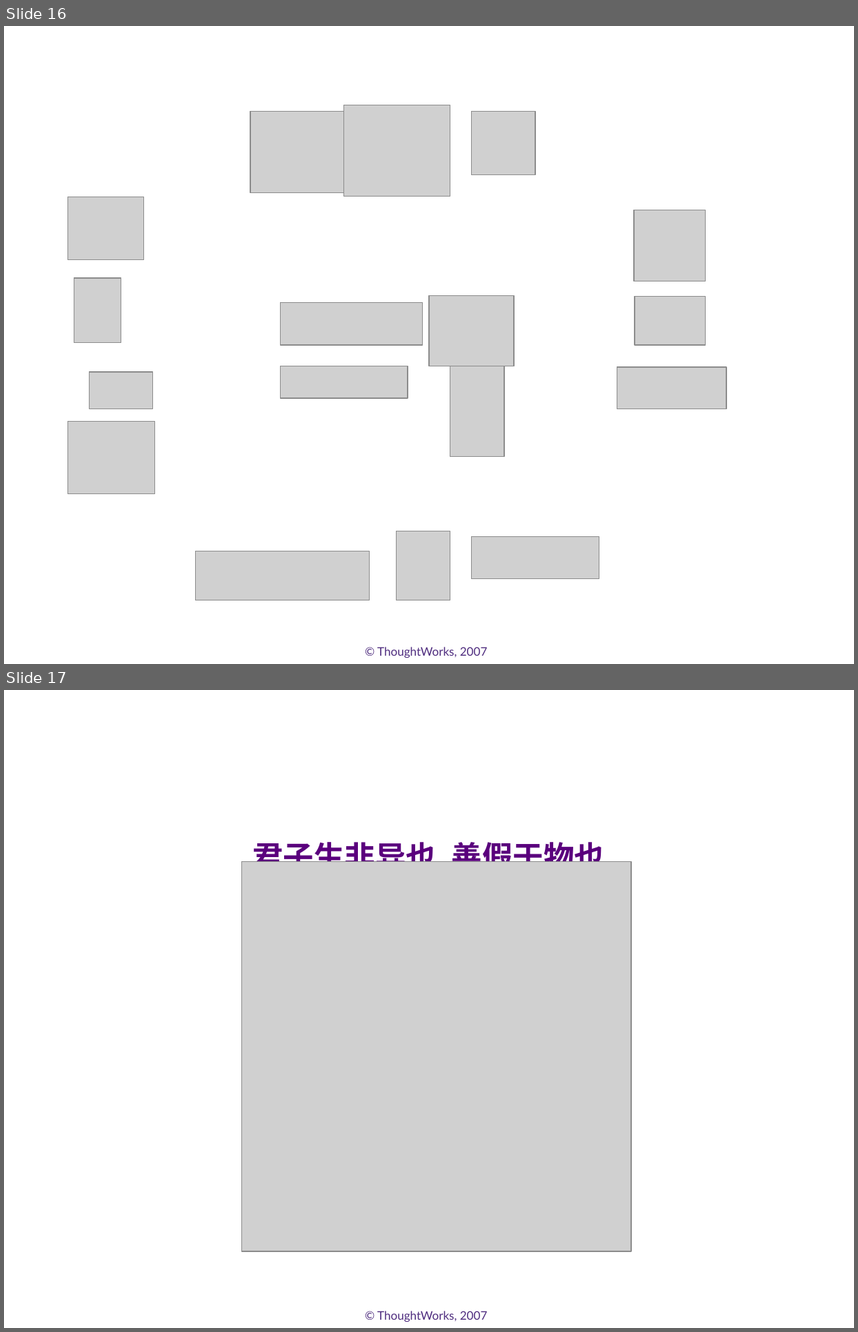
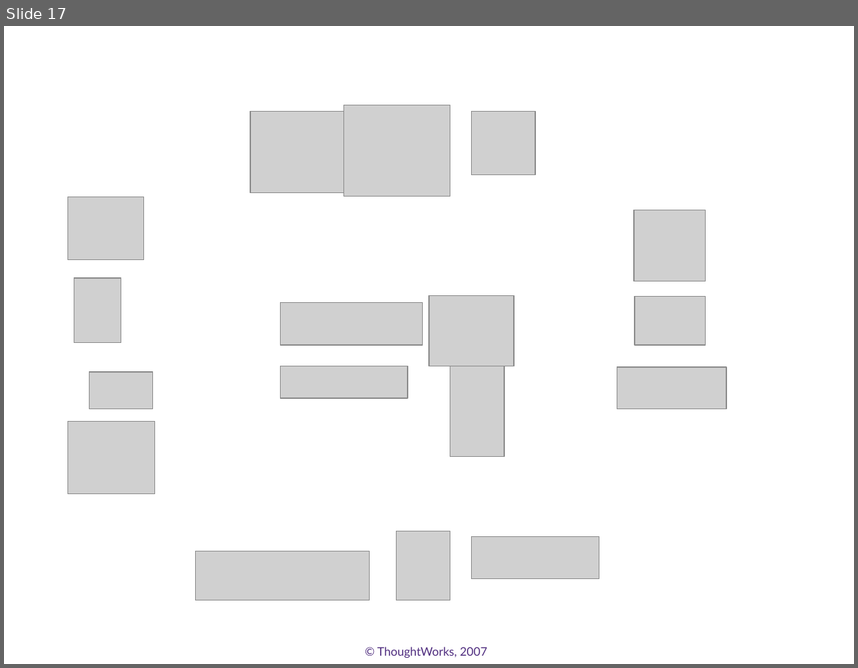
Before and after one commit to whimet/agilechina, a slide deck: docs/demo.ppt. Shown one above the other, each under a label of ours: slides 16 and 17 before the commit, slide 17 after it. The pictures are 858x1332 and 858x668 pixels, drawn with LibreOffice and Linux fonts; fonts in the diff are those of the drawing; grey boxes stand for pictures; background and template pictures are left out. Boxes give left, top, right and bottom in pixels: in the first picture for what was removed or moved away, otherwise in the second. Text is boxed around its words. In the diff, an @@ line names an element or a change of style, - is before the commit and + after.

```diff
--- a/docs/demo.ppt
+++ b/docs/demo.ppt
@@ slide 17 removed at [4,690,854,1328], background #FFFFFF; not listed: 1 template element that a slide beside it also shows @@
@@ title removed at [252,837,605,862] @@
-君子生非异也, 善假于物也
@@ picture removed at [242,862,631,1251] @@
@@ what was slide 16 is now slide 17 @@
```
Also in this commit, not shown: 2 slides changed, 4 slides added, 2 other slides removed.
